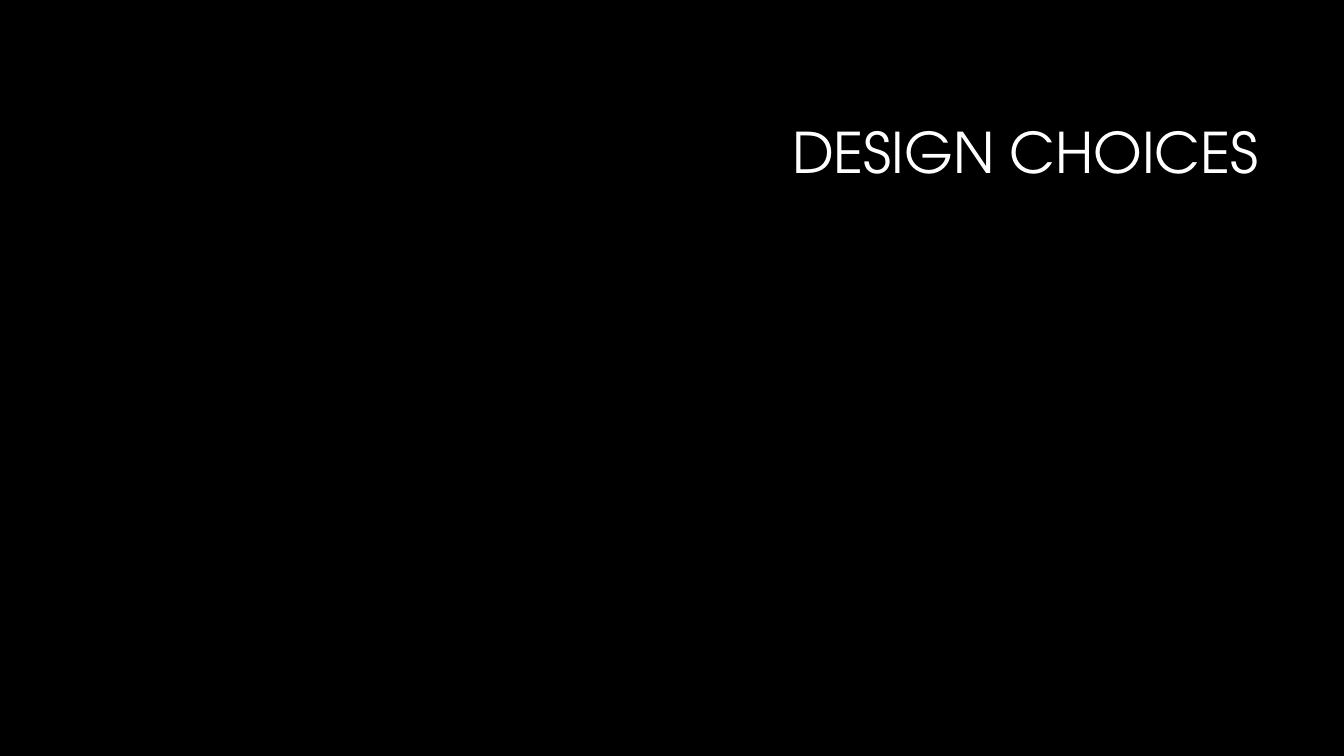
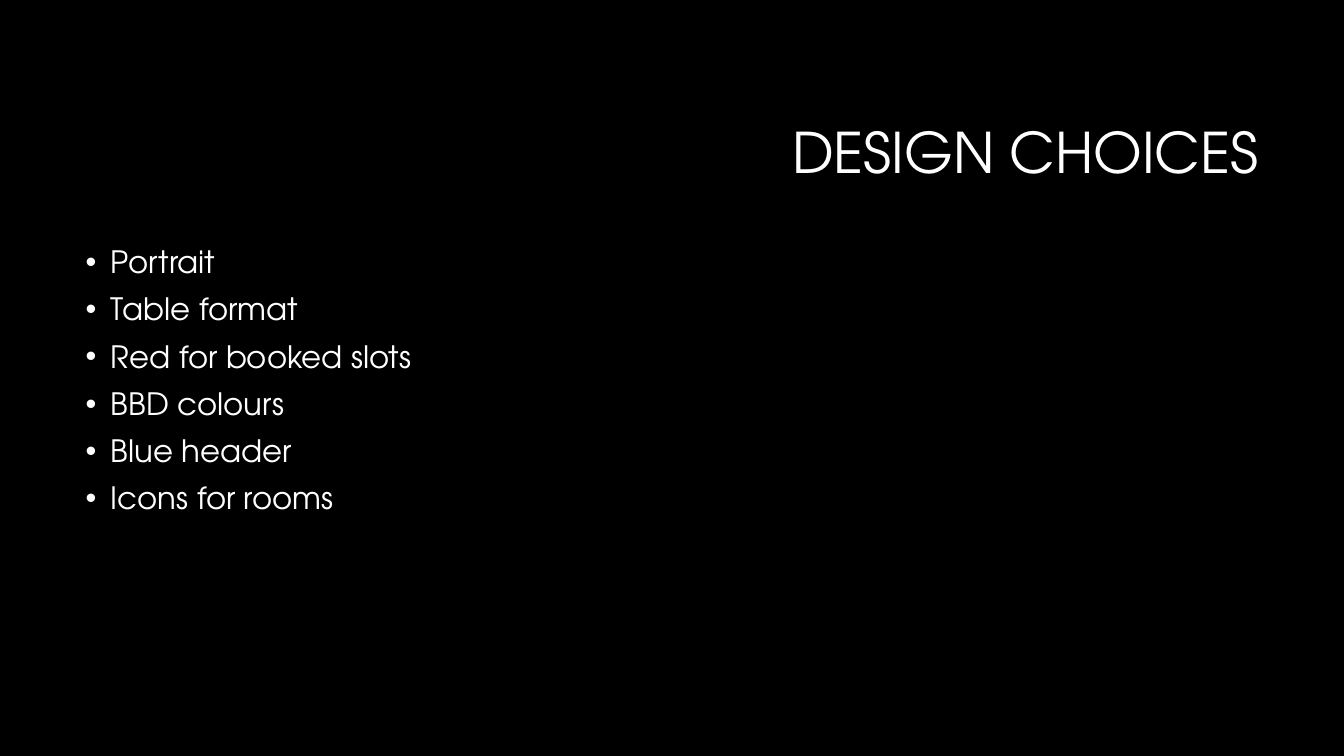
Before and after one commit to RobBas666/SlotMachineF, a slide deck: slide 7 of Presentation.pptx. Drawn at 1344x756 pixels with LibreOffice and Linux fonts; fonts in the diff are those of the drawing; background and template pictures are left out. Boxes give left, top, right and bottom in pixels: in the first picture for what was removed or moved away, otherwise in the second. Text is boxed around its words. In the diff, an @@ line names an element or a change of style, - is before the commit and + after.

```diff
--- a/Presentation.pptx
+++ b/Presentation.pptx
@@ text added at (111,250,411,510), 22 pt, text #FFFFFF @@
+• Portrait
+• Table format
+• Red for booked slots
+• BBD colours
+• Blue header
+• Icons for rooms
```
Also in this commit, not shown: 6 other slides changed, 1 slide added.
